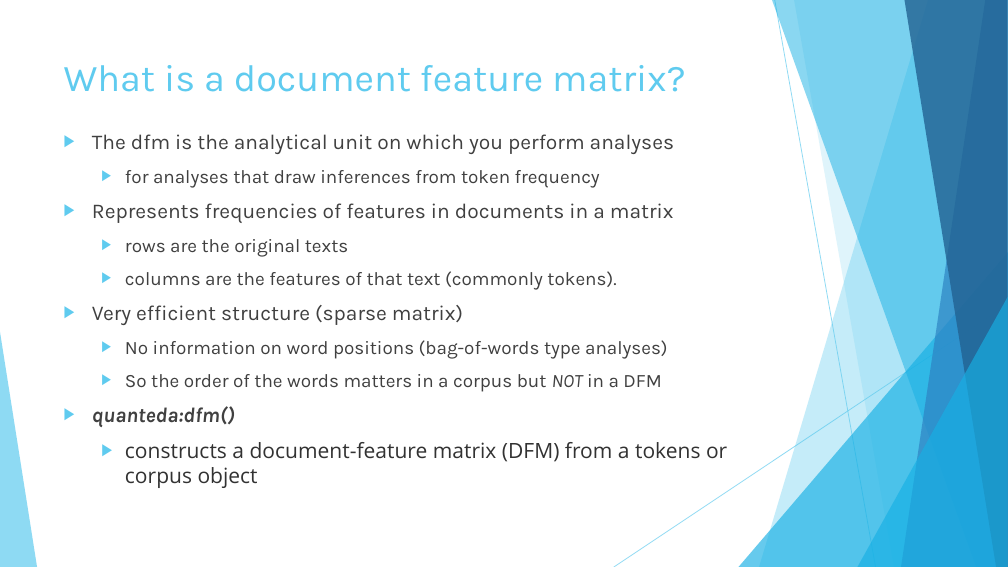
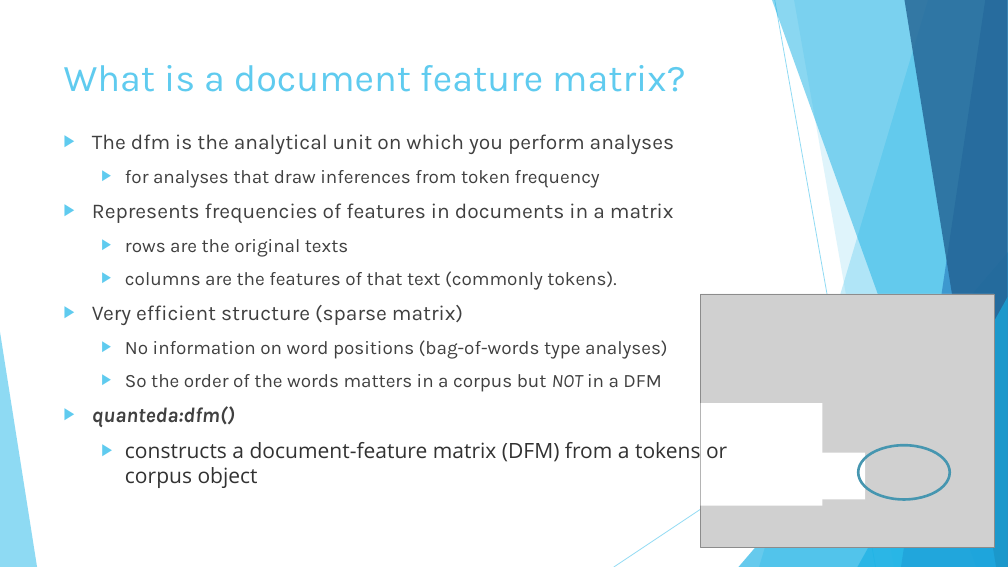
Before and after one commit to shellylac/TextMiningIntro_inR, a slide deck: slide 11 of Slides_Notes/TextTutorial_Slides.pptx. Drawn at 1008x567 pixels with LibreOffice and Linux fonts; fonts in the diff are those of the drawing; grey boxes stand for pictures. Boxes give left, top, right and bottom in pixels: in the first picture for what was removed or moved away, otherwise in the second. Text is boxed around its words. In the diff, an @@ line names an element or a change of style, - is before the commit and + after.

```diff
--- a/Slides_Notes/TextTutorial_Slides.pptx
+++ b/Slides_Notes/TextTutorial_Slides.pptx
@@ group added at (701,294,994,547): 2 rectangles, 1 picture, 1 ellipse @@
```
Also in this commit, not shown: 8 other slides changed, 1 slide added, 1 slide removed.
